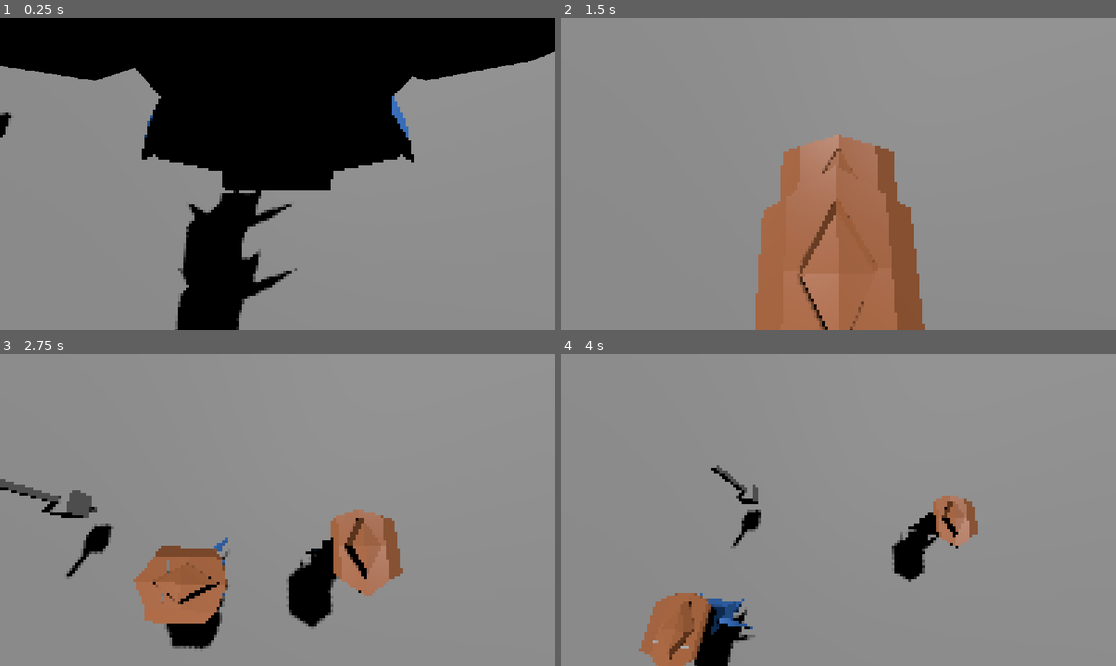
Above: before the commit, frames 1-4 (two rows, left to right).
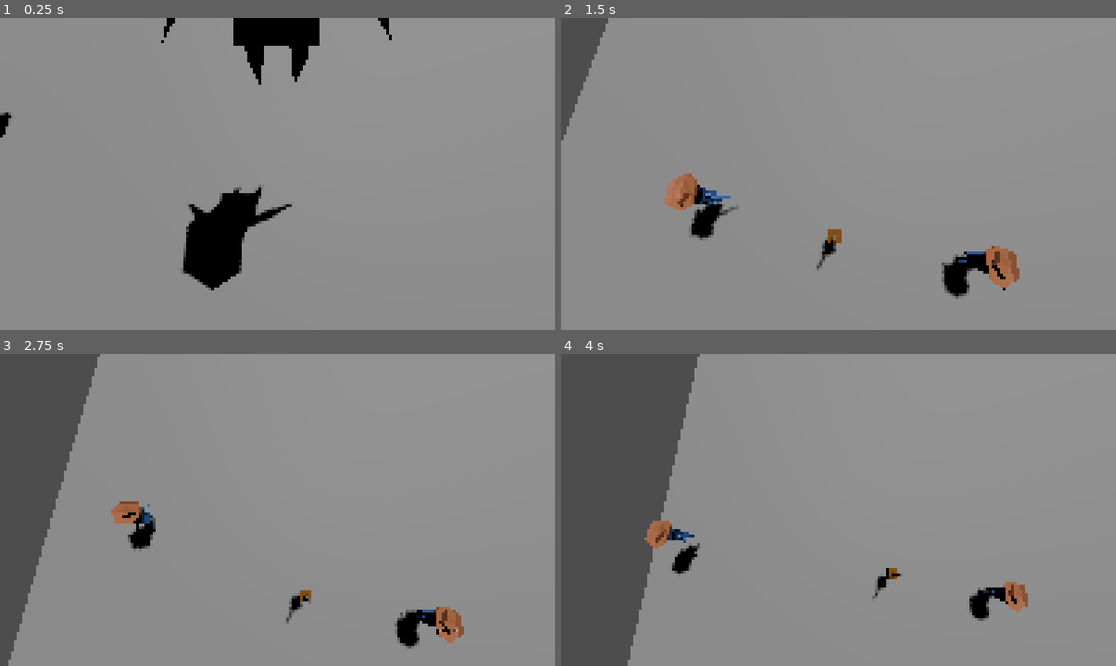
Above: after the commit, the same moments.

Repository: jalvarez2016/This-world-is-too-tiny-for-both-of-us
Game: Godot game, scene res://world test/world.tscn
Two runs of this game, one before a commit and one after it. Both use one fixed random seed, a clock stepped at 60 frames per second and the inputs below.
Inputs (mouse positions are in pixels of both pictures, inside the frame that each line leads up to):
- Up to frame 1 (0.25 s): no input
- Up to frame 2 (1.5 s): tap Enter (ui_accept) at 0.5, 0.77 s; move the mouse to (810, 236) at 0.52 s; hold F 0.53-1.28 s; hold W (ui_up) from 0.53 s (still down); click (810, 236) at 0.67 s; move the mouse to (1005, 220) at 1.27 s; tap Q at 1.35 s
- Up to frame 3 (2.75 s): tap Enter (ui_accept) at 1.52 s; move the mouse to (111, 463) at 2.02 s; release W (ui_up) at 2.03 s; hold A (ui_left) from 2.03 s (still down); tap Space at 2.1 s
- Up to frame 4 (4 s): move the mouse to (866, 510) at 2.77 s; tap F at 2.85 s; click (866, 510) at 2.92 s; tap Enter (ui_accept) at 3.02, 3.77 s; move the mouse to (755, 432) at 3.52 s; release A (ui_left) at 3.53 s; hold S (ui_down) from 3.53 s (still down); hold Q from 3.53 s (still down)

The runs differ from the first frame. In frame 1, 33% of the frame differs, in the area x 0-100%, y 0-100%; in frame 2, 20%; in frame 3, 21%; in frame 4, 26%.

Commit message:
0.0.4.1: added sword damge

Diff:
--- a/players/character_body_3d.gd
+++ b/players/character_body_3d.gd
@@ -19,10 +19,12 @@
 var health = 100
 var current_status = "Idle"
 
+var group = null
 var enemy_fist = null
 var player_keys = [null]
 var current_scale = 4
-
+var does_have_sword = false
+var player_sword = null
 #double click to run
 var runing_interval = 0.25
 var last_right_tap_time = 0
@@ -108,6 +110,10 @@
 func gobackToRest():
 	left_fist.setStatus("rest")
 	right_fist.setStatus("rest")
+	if does_have_sword:
+		print(player_sword.get_status())
+		player_sword.go_back_to_rest()
+		print(player_sword.get_status())
 
 func setPlayerKeys(player_keys_list, fist_group, enemy_fist_group):
 	left_fist = $BasicDude/Armature/Skeleton3D/LeftHand/Node3D/Area3D2
@@ -116,6 +122,7 @@
 	enemy_fist = enemy_fist_group
 	left_fist.add_to_group(fist_group)
 	right_fist.add_to_group(fist_group)
+	group = fist_group
 
 
 func heal():
@@ -131,8 +138,7 @@
 		health = health
 
 func _on_hit_box_area_entered(area: Area3D) -> void:
-
-	if area.is_in_group(enemy_fist) and area.current_status == "punching":
+	if area.is_in_group("fist") and area.is_in_group(enemy_fist) and area.current_status == "punching":
 		health -= 4
 		current_scale -= 0.1
 		if current_scale == 3:
@@ -150,12 +156,28 @@
 
 		if health <= 0 or current_scale <= 0.3:
 			state_machine.travel("Defeat")
-			print("deafeat")
+	elif area.is_in_group("sword") and area.is_in_group(enemy_fist) and area.get_status() == "swing":
 
-	elif area.is_in_group("sword") and area.get_status() == true:
-		print("got sword")
-		var player_sword = sword_scene.instantiate()
-		player_sword.sword_pick_up()
+		health -= 16
+		current_scale -= 0.4
+		if current_scale == 3:
+			SPEED = 6.0
+			jump_force = 6
+		elif current_scale == 2:
+			SPEED = 4.0
+			jump_force = 4
+
+
+		scale = Vector3(current_scale,current_scale,current_scale)
+
+		if health <= 0 or current_scale <= 0.3:
+			state_machine.travel("Defeat")
+
+	elif area.is_in_group("sword") and area.get_status() == "true":
+		area.removeSword()
+		player_sword = sword_scene.instantiate()
+		player_sword.sword_pick_up(player_keys[5])
 		player_sword.scale = Vector3(4,4,4)
-		player_sword.add_to_group(enemy_fist)
+		player_sword.add_group_to_sword(group)
+		does_have_sword = true
 		$BasicDude/Armature/Skeleton3D/LeftHand/Node3D/Area3D2/CollisionShape3D.add_child(player_sword)
--- a/players/player.tscn
+++ b/players/player.tscn
@@ -1231,7 +1231,7 @@
 bones/2/rest = Transform3D(1, 2.13163e-14, -1.33227e-14, -2.13163e-14, 1, 1.69536e-21, 1.33227e-14, -1.69536e-21, 1, 0, 0.71378, 2.38419e-07)
 bones/2/enabled = true
 bones/2/position = Vector3(0, 0.71378, 2.38419e-07)
-bones/2/rotation = Quaternion(-0.598426, -1.67547e-08, 1.14234e-08, 0.801178)
+bones/2/rotation = Quaternion(-0.382683, -1.67276e-08, 1.14048e-08, 0.92388)
 bones/2/scale = Vector3(1, 1, 1)
 bones/3/name = "Forearm.L"
 bones/3/parent = 2
@@ -1259,7 +1259,7 @@
 bones/6/rest = Transform3D(1, 7.10543e-15, -3.37707e-08, -7.10543e-15, 1, 7.14173e-22, 3.37707e-08, -4.74217e-22, 1, -1.42109e-14, 0.71378, 2.38419e-07)
 bones/6/enabled = true
 bones/6/position = Vector3(-1.42109e-14, 0.71378, 2.38419e-07)
-bones/6/rotation = Quaternion(-0.598426, 3.2266e-09, -2.1528e-08, 0.801178)
+bones/6/rotation = Quaternion(-0.382683, 1.12761e-09, -1.78666e-08, 0.92388)
 bones/6/scale = Vector3(1, 1, 1)
 bones/7/name = "Forearm.R"
 bones/7/parent = 6
@@ -1300,7 +1300,7 @@
 bones/12/parent = -1
 bones/12/rest = Transform3D(-3.57628e-07, 5.96046e-08, -1, -5.96046e-08, 1, 5.96046e-08, 1, 5.96046e-08, -3.57628e-07, 0, 1.71764, 0)
 bones/12/enabled = true
-bones/12/position = Vector3(0, 1.59625, 0)
+bones/12/position = Vector3(0, 1.71764, 0)
 bones/12/rotation = Quaternion(2.51214e-15, -0.707107, -4.21468e-08, 0.707107)
 bones/12/scale = Vector3(1, 1, 1)
 bones/13/name = "Hip.R"
@@ -1330,13 +1330,13 @@
 skin = SubResource("Skin_lk5vn")
 
 [node name="LeftHand" type="BoneAttachment3D" parent="BasicDude/Armature/Skeleton3D"]
-transform = Transform3D(2.60603e-07, 0.283773, 0.958892, -7.39435e-09, -0.958892, 0.283773, 1, -8.10423e-08, -2.47791e-07, 1.38184, -1.38346, -2.58063e-07)
+transform = Transform3D(2.8213e-07, 0.707108, 0.707106, -8.75618e-14, -0.707106, 0.707108, 1, -1.99496e-07, -1.99496e-07, 2.37846, -0.790708, -5.36929e-07)
 bone_name = "Forearm.L.001"
 bone_idx = 4
 
 [node name="Node3D" type="Node3D" parent="BasicDude/Armature/Skeleton3D/LeftHand"]
 
-[node name="Area3D2" type="Area3D" parent="BasicDude/Armature/Skeleton3D/LeftHand/Node3D"]
+[node name="Area3D2" type="Area3D" parent="BasicDude/Armature/Skeleton3D/LeftHand/Node3D" groups=["fist"]]
 script = ExtResource("2_wu7mp")
 
 [node name="CollisionShape3D" type="CollisionShape3D" parent="BasicDude/Armature/Skeleton3D/LeftHand/Node3D/Area3D2"]
@@ -1344,14 +1344,14 @@
 shape = SubResource("SphereShape3D_wu7mp")
 
 [node name="RightHand" type="BoneAttachment3D" parent="BasicDude/Armature/Skeleton3D"]
-transform = Transform3D(-3.03657e-07, -0.283773, -0.958892, 7.39401e-09, -0.958892, 0.283773, -1, 7.90797e-08, 2.93273e-07, -1.38184, -1.38346, 5.21655e-07)
+transform = Transform3D(-2.8213e-07, -0.707108, -0.707106, -2.39288e-13, -0.707106, 0.707108, -1, 1.99497e-07, 1.99496e-07, -2.37846, -0.790708, 8.05142e-07)
 bone_name = "Forearm.R.001"
 bone_idx = 8
 
 [node name="Node3D2" type="Node3D" parent="BasicDude/Armature/Skeleton3D/RightHand"]
 transform = Transform3D(-1, -3.69482e-13, -3.8014e-13, 3.69482e-13, -1, 1.36094e-14, -3.8014e-13, -1.10804e-20, 1, 0, 0, 0)
 
-[node name="Area3D" type="Area3D" parent="BasicDude/Armature/Skeleton3D/RightHand/Node3D2"]
+[node name="Area3D" type="Area3D" parent="BasicDude/Armature/Skeleton3D/RightHand/Node3D2" groups=["fist"]]
 script = ExtResource("2_wu7mp")
 
 [node name="CollisionShape3D" type="CollisionShape3D" parent="BasicDude/Armature/Skeleton3D/RightHand/Node3D2/Area3D"]
--- a/tools/sword/damage_box.gd
+++ b/tools/sword/damage_box.gd
@@ -2,5 +2,6 @@
 #$"../.."
 func damge():
 	return {damge:16,scale:.4}
+
 func get_status():
-	$"../..".current_status
+	return $"../..".current_status
--- a/tools/sword/pick_up.gd
+++ b/tools/sword/pick_up.gd
@@ -1,4 +1,7 @@
 extends Area3D
 
+func removeSword():
+	$"..".queue_free()
+
 func get_status():
-	$"..".isSwordPickable
+	return $"..".isSwordPickable
--- a/tools/sword/sword.gd
+++ b/tools/sword/sword.gd
@@ -1,10 +1,10 @@
 extends Node3D
 
 @export var current_status = "rest"
-var isSwordPickable = true
+var isSwordPickable = "true"
 var key_press = null
 func _process(delta: float) -> void:
-	if !isSwordPickable and Input.is_action_just_pressed(key_press):
+	if isSwordPickable == "false" and Input.is_action_just_pressed(key_press):
 		current_status = "swing"
 
 
@@ -12,8 +12,22 @@
 	#if area.is_in_group("player"):
 		#queue_free()
 	#pass # Replace with function body.
-
+func get_status():
+	return isSwordPickable
 func sword_pick_up(key):
-	isSwordPickable = false
+	isSwordPickable = "false"
 	$PickUp.queue_free()
 	key_press = key
+
+func go_back_to_rest():
+	current_status = "rest"
+
+func add_group_to_sword(name):
+	$StaticBody3D/DamageBox.add_to_group(name)
+
+
+
+func _on_damage_box_area_entered(area: Area3D) -> void:
+
+
+	pass # Replace with function body.
--- a/tools/sword/sword.tscn
+++ b/tools/sword/sword.tscn
@@ -1,13 +1,21 @@
-[gd_scene load_steps=9 format=3 uid="uid://kw8g7x5wmxas"]
+[gd_scene load_steps=11 format=3 uid="uid://kw8g7x5wmxas"]
 
 [ext_resource type="Script" uid="uid://cpl18vllbgx4u" path="res://tools/sword/sword.gd" id="1_nsm1i"]
 [ext_resource type="Script" uid="uid://c06qgqjexiam8" path="res://tools/sword/damage_box.gd" id="2_736ct"]
 [ext_resource type="Script" uid="uid://c2ps288jwb1i8" path="res://tools/sword/pick_up.gd" id="2_ey35l"]
 
+[sub_resource type="StandardMaterial3D" id="StandardMaterial3D_ey35l"]
+albedo_color = Color(0.538547, 0.305318, 0.0186833, 1)
+
 [sub_resource type="BoxMesh" id="BoxMesh_o8xsq"]
+material = SubResource("StandardMaterial3D_ey35l")
 size = Vector3(0.2, 0.2, 0.2)
 
+[sub_resource type="StandardMaterial3D" id="StandardMaterial3D_3ck5h"]
+albedo_color = Color(0.4516, 0.43847, 0.449681, 1)
+
 [sub_resource type="BoxMesh" id="BoxMesh_uu8fx"]
+material = SubResource("StandardMaterial3D_3ck5h")
 size = Vector3(0.05, 1, 0.05)
 
 [sub_resource type="CapsuleShape3D" id="CapsuleShape3D_uu8fx"]
@@ -20,7 +28,7 @@
 [sub_resource type="BoxShape3D" id="BoxShape3D_736ct"]
 size = Vector3(0.0464233, 0.665527, 0.0483765)
 
-[node name="Sword" type="Node3D"]
+[node name="Sword" type="Node3D" groups=["sword"]]
 script = ExtResource("1_nsm1i")
 
 [node name="MeshInstance3D" type="MeshInstance3D" parent="."]
@@ -39,7 +47,7 @@
 transform = Transform3D(1, 0, 0, 0, 1, 0, 0, 0, 1, 0, 0.237069, 0)
 shape = SubResource("CapsuleShape3D_uu8fx")
 
-[node name="StaticBody3D" type="StaticBody3D" parent="."]
+[node name="StaticBody3D" type="StaticBody3D" parent="." groups=["sword"]]
 
 [node name="DamageBox" type="Area3D" parent="StaticBody3D" groups=["sword"]]
 script = ExtResource("2_736ct")
@@ -53,3 +61,4 @@
 shape = SubResource("BoxShape3D_736ct")
 
 [connection signal="area_entered" from="PickUp" to="." method="_on_area_3d_area_entered"]
+[connection signal="area_entered" from="StaticBody3D/DamageBox" to="." method="_on_damage_box_area_entered"]
--- a/world test/world.tscn
+++ b/world test/world.tscn
@@ -44,7 +44,7 @@
 shape = SubResource("ConcavePolygonShape3D_i5ya7")
 
 [node name="Marker3D" type="Marker3D" parent="."]
-transform = Transform3D(1, 0, 0, 0, 1, 0, 0, 0, 1, 0, 4.99591, 1.75213)
+transform = Transform3D(1, 0, 0, 0, 1, 0, 0, 0, 1, -28.3229, 4.99591, 1.75213)
 
 [node name="Marker3D2" type="Marker3D" parent="."]
 transform = Transform3D(1, 0, 0, 0, 1, 0, 0, 0, 1, 0, 4.99591, -1.21291)
